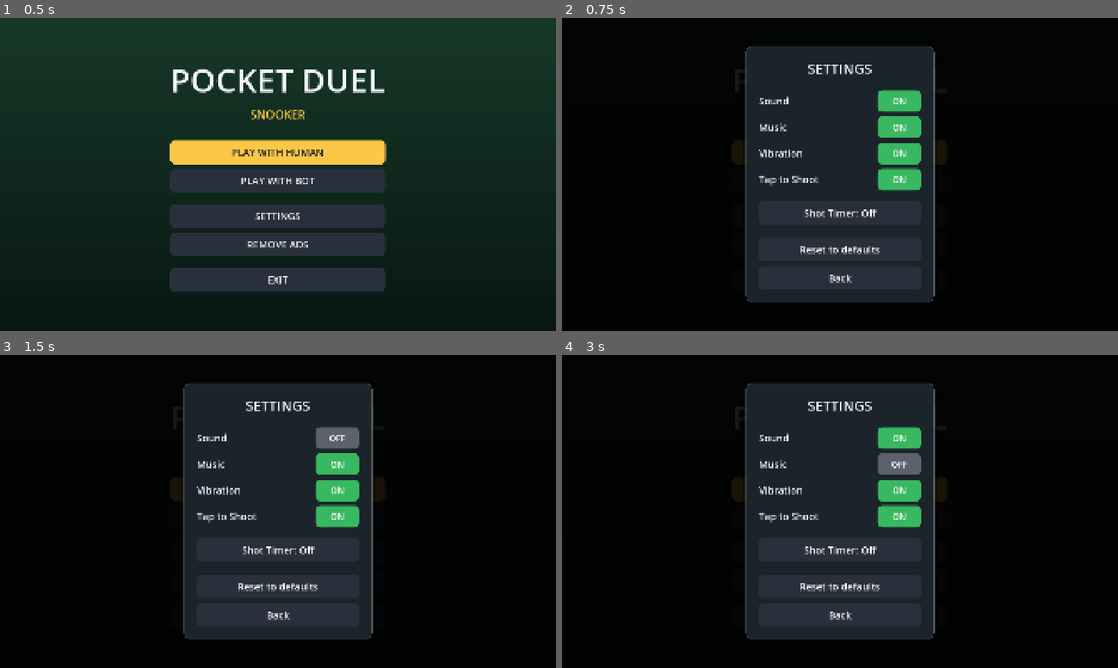
Above: before the commit, frames 1-4 (two rows, left to right).
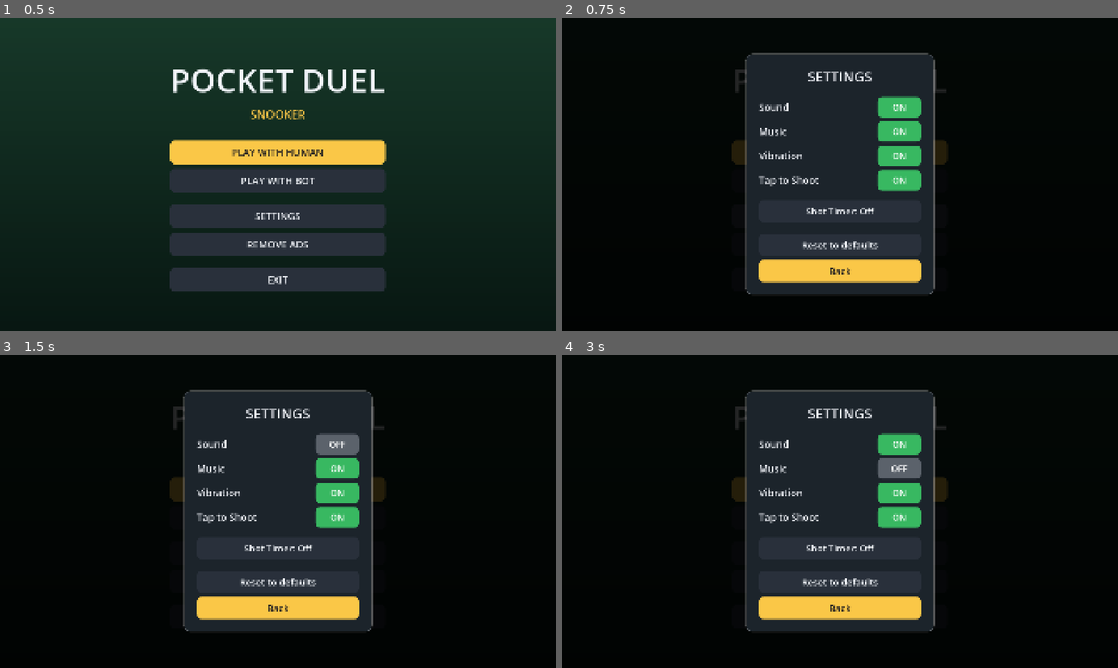
Above: after the commit, the same moments.

Repository: SaadiDK-003/pocket_duel
Game: Godot game, scene res://scenes/main_menu/main_menu.tscn
The game is run twice, just before and just after one commit, with the same random seed, the same clock (stepped at 60 frames per second) and the same inputs.
Inputs:
- Up to frame 1 (0.5 s): no input
- Up to frame 2 (0.75 s): click "SETTINGS" at 0.5 s
- Up to frame 3 (1.5 s): click "ON" at 1.25 s
- Up to frame 4 (3 s): click "OFF" at 2 s; click "ON" at 2.75 s

Frame 1 is identical in both runs. In frame 2, 6.4% of the frame differs, in the area x 32-68%, y 9-91%; in frame 3, 6.5%; in frame 4, 6.5%.

Commit message:
Settings reachable in-game (pause menu) via a shared SettingsPanel
- Extract the settings UI into a reusable SettingsPanel (Sound/Music/Vibration/
  Tap to Shoot/Shot Timer/Reset); changes save immediately
- Main menu and the in-game pause menu both use it; added a 'Settings' button to
  the pause menu (opens over the paused game, Back returns to pause)
- Removed the duplicated settings builder from the main menu

Co-Authored-By: Claude Opus 4.8 <noreply@anthropic.com>

Diff:
--- a/scripts/main_menu/main_menu.gd
+++ b/scripts/main_menu/main_menu.gd
@@ -15,6 +15,7 @@
 
 var _toast: Label
 var _modal: Control
+var _settings: SettingsPanel
 
 
 func _ready() -> void:
@@ -249,63 +250,10 @@
 
 # ------------------------------------------------------------------ Settings
 func _show_settings() -> void:
-	var vb := _open_modal()
-	_title(vb, "SETTINGS", 48, TEXT)
-	_spacer(vb, 10)
-	_toggle_row(vb, "Sound", GameState.sound_enabled,
-		func(on): GameState.sound_enabled = on; GameState.save_settings())
-	_toggle_row(vb, "Music", GameState.music_enabled,
-		func(on): GameState.music_enabled = on; GameState.save_settings())
-	_toggle_row(vb, "Vibration", GameState.vibration_enabled,
-		func(on): GameState.vibration_enabled = on; GameState.save_settings())
-	_toggle_row(vb, "Tap to Shoot", GameState.tap_to_shoot,
-		func(on): GameState.tap_to_shoot = on; GameState.save_settings())
-	_spacer(vb, 6)
-
-	# Shot timer: cycles Off / 30s / 20s / 15s.
-	var timer_values := [0, 30, 20, 15]
-	var st_btn := _button(vb, "", func(): pass, false)
-	var st_label := func() -> String:
-		return "Shot Timer: Off" if GameState.shot_timer == 0 else "Shot Timer: %ds" % GameState.shot_timer
-	st_btn.text = st_label.call()
-	st_btn.pressed.connect(func():
-		var idx: int = timer_values.find(GameState.shot_timer)
-		GameState.shot_timer = timer_values[(idx + 1) % timer_values.size()]
-		GameState.save_settings()
-		st_btn.text = st_label.call())
-	_spacer(vb, 12)
-	_button(vb, "Reset to defaults", func(): GameState.reset_settings(); _show_settings(), false)
-	_button(vb, "Back", _close_modal, false)
-
-
-func _toggle_row(parent: Node, label: String, initial: bool, cb: Callable) -> void:
-	var h := HBoxContainer.new()
-	h.add_theme_constant_override("separation", 24)
-	h.custom_minimum_size = Vector2(560, 0)
-	var l := Label.new()
-	l.text = label
-	l.size_flags_horizontal = Control.SIZE_EXPAND_FILL
-	l.add_theme_font_size_override("font_size", 34)
-	l.add_theme_color_override("font_color", TEXT)
-	h.add_child(l)
-
-	var t := Button.new()
-	t.toggle_mode = true
-	t.button_pressed = initial
-	t.custom_minimum_size = Vector2(150, 62)
-	t.add_theme_font_size_override("font_size", 30)
-	var upd := func():
-		t.text = "ON" if t.button_pressed else "OFF"
-		var col: Color = Color(0.22, 0.72, 0.38) if t.button_pressed else Color(0.30, 0.33, 0.37)
-		t.add_theme_stylebox_override("normal", _btn_style(col))
-		t.add_theme_stylebox_override("hover", _btn_style(col.lightened(0.08)))
-		t.add_theme_stylebox_override("pressed", _btn_style(col))
-		t.add_theme_color_override("font_color", Color(1, 1, 1))
-		t.add_theme_color_override("font_hover_color", Color(1, 1, 1))
-	upd.call()
-	t.toggled.connect(func(_p): upd.call(); Audio.play("ui_click"); cb.call(t.button_pressed))
-	h.add_child(t)
-	parent.add_child(h)
+	if not is_instance_valid(_settings):
+		_settings = SettingsPanel.new()
+		add_child(_settings)
+	_settings.open()
 
 
 func _toast_show(text: String) -> void:
--- /dev/null
+++ b/scripts/shared/settings_panel.gd
@@ -0,0 +1,168 @@
+class_name SettingsPanel
+extends CanvasLayer
+
+## A reusable, self-contained Settings modal (Sound / Music / Vibration /
+## Tap to Shoot / Shot Timer / Reset). Used by both the main menu and the
+## in-game pause menu. Changes save immediately to GameState.
+
+const ACCENT: Color = Color(0.98, 0.78, 0.28)
+const TEXT: Color = Color(0.95, 0.96, 0.98)
+const BTN: Color = Color(0.16, 0.19, 0.23)
+const BTN_HOVER: Color = Color(0.23, 0.27, 0.32)
+const PANEL: Color = Color(0.11, 0.14, 0.17)
+
+var _root: Control
+
+
+func _ready() -> void:
+	layer = 15                     # Above the pause overlay (layer 10).
+	_root = Control.new()
+	_root.set_anchors_and_offsets_preset(Control.PRESET_FULL_RECT)
+	_root.mouse_filter = Control.MOUSE_FILTER_STOP
+	add_child(_root)
+	visible = false
+
+
+func open() -> void:
+	_build()
+	visible = true
+
+
+func close() -> void:
+	visible = false
+
+
+func _build() -> void:
+	for c in _root.get_children():
+		c.queue_free()
+
+	var dim := ColorRect.new()
+	dim.color = Color(0, 0, 0, 0.85)
+	dim.set_anchors_and_offsets_preset(Control.PRESET_FULL_RECT)
+	_root.add_child(dim)
+
+	var center := CenterContainer.new()
+	center.set_anchors_and_offsets_preset(Control.PRESET_FULL_RECT)
+	_root.add_child(center)
+
+	var pc := PanelContainer.new()
+	var st := StyleBoxFlat.new()
+	st.bg_color = PANEL
+	st.set_corner_radius_all(24)
+	st.set_border_width_all(2)
+	st.border_color = Color(1, 1, 1, 0.08)
+	pc.add_theme_stylebox_override("panel", st)
+	center.add_child(pc)
+
+	var margin := MarginContainer.new()
+	for side in ["left", "right", "top", "bottom"]:
+		margin.add_theme_constant_override("margin_" + side, 44)
+	pc.add_child(margin)
+
+	var vb := VBoxContainer.new()
+	vb.add_theme_constant_override("separation", 14)
+	vb.custom_minimum_size = Vector2(560, 0)
+	margin.add_child(vb)
+
+	_title(vb, "SETTINGS")
+	_spacer(vb, 10)
+	_toggle_row(vb, "Sound", GameState.sound_enabled,
+		func(on): GameState.sound_enabled = on; GameState.save_settings())
+	_toggle_row(vb, "Music", GameState.music_enabled,
+		func(on): GameState.music_enabled = on; GameState.save_settings())
+	_toggle_row(vb, "Vibration", GameState.vibration_enabled,
+		func(on): GameState.vibration_enabled = on; GameState.save_settings())
+	_toggle_row(vb, "Tap to Shoot", GameState.tap_to_shoot,
+		func(on): GameState.tap_to_shoot = on; GameState.save_settings())
+	_spacer(vb, 6)
+
+	var timer_values := [0, 30, 20, 15]
+	var st_btn := _button(vb, "", func(): pass, false)
+	var st_label := func() -> String:
+		return "Shot Timer: Off" if GameState.shot_timer == 0 else "Shot Timer: %ds" % GameState.shot_timer
+	st_btn.text = st_label.call()
+	st_btn.pressed.connect(func():
+		var idx: int = timer_values.find(GameState.shot_timer)
+		GameState.shot_timer = timer_values[(idx + 1) % timer_values.size()]
+		GameState.save_settings()
+		st_btn.text = st_label.call())
+
+	_spacer(vb, 12)
+	_button(vb, "Reset to defaults", func(): GameState.reset_settings(); _build(), false)
+	_button(vb, "Back", close, true)
+
+
+# ------------------------------------------------------------------ Widgets
+func _title(parent: Node, text: String) -> void:
+	var l := Label.new()
+	l.text = text
+	l.horizontal_alignment = HORIZONTAL_ALIGNMENT_CENTER
+	l.add_theme_font_size_override("font_size", 48)
+	l.add_theme_color_override("font_color", TEXT)
+	parent.add_child(l)
+
+
+func _spacer(parent: Node, h: float) -> void:
+	var s := Control.new()
+	s.custom_minimum_size = Vector2(0, h)
+	parent.add_child(s)
+
+
+func _btn_style(bg: Color) -> StyleBoxFlat:
+	var s := StyleBoxFlat.new()
+	s.bg_color = bg
+	s.set_corner_radius_all(16)
+	s.content_margin_left = 24
+	s.content_margin_right = 24
+	s.content_margin_top = 14
+	s.content_margin_bottom = 14
+	return s
+
+
+func _button(parent: Node, text: String, handler: Callable, primary: bool) -> Button:
+	var b := Button.new()
+	b.text = text
+	b.custom_minimum_size = Vector2(0, 76)
+	b.size_flags_horizontal = Control.SIZE_EXPAND_FILL
+	b.add_theme_font_size_override("font_size", 32)
+	var base := ACCENT if primary else BTN
+	var hov := ACCENT.lightened(0.10) if primary else BTN_HOVER
+	b.add_theme_stylebox_override("normal", _btn_style(base))
+	b.add_theme_stylebox_override("hover", _btn_style(hov))
+	b.add_theme_stylebox_override("pressed", _btn_style(hov))
+	var fc := Color(0.1, 0.1, 0.12) if primary else TEXT
+	b.add_theme_color_override("font_color", fc)
+	b.add_theme_color_override("font_hover_color", fc)
+	b.pressed.connect(func(): Audio.play("ui_click"); handler.call())
+	parent.add_child(b)
+	return b
+
+
+func _toggle_row(parent: Node, label: String, initial: bool, cb: Callable) -> void:
+	var h := HBoxContainer.new()
+	h.add_theme_constant_override("separation", 24)
+	h.custom_minimum_size = Vector2(560, 0)
+	var l := Label.new()
+	l.text = label
+	l.size_flags_horizontal = Control.SIZE_EXPAND_FILL
+	l.add_theme_font_size_override("font_size", 34)
+	l.add_theme_color_override("font_color", TEXT)
+	h.add_child(l)
+
+	var t := Button.new()
+	t.toggle_mode = true
+	t.button_pressed = initial
+	t.custom_minimum_size = Vector2(150, 62)
+	t.add_theme_font_size_override("font_size", 30)
+	var upd := func():
+		t.text = "ON" if t.button_pressed else "OFF"
+		var col: Color = Color(0.22, 0.72, 0.38) if t.button_pressed else Color(0.30, 0.33, 0.37)
+		t.add_theme_stylebox_override("normal", _btn_style(col))
+		t.add_theme_stylebox_override("hover", _btn_style(col.lightened(0.08)))
+		t.add_theme_stylebox_override("pressed", _btn_style(col))
+		t.add_theme_color_override("font_color", Color(1, 1, 1))
+		t.add_theme_color_override("font_hover_color", Color(1, 1, 1))
+	upd.call()
+	t.toggled.connect(func(_p): upd.call(); Audio.play("ui_click"); cb.call(t.button_pressed))
+	h.add_child(t)
+	parent.add_child(h)
--- a/scripts/snooker/game_manager.gd
+++ b/scripts/snooker/game_manager.gd
@@ -50,6 +50,7 @@
 var cue: Cue
 var hud: Hud
 var overlay: OverlayMenu
+var settings_panel: SettingsPanel
 var turn := TurnManager.new()
 var rules := RulesManager.new()
 var ai := AIPlayer.new()
@@ -133,6 +134,8 @@
 	_build_hud()
 	overlay = OverlayMenu.new()
 	add_child(overlay)
+	settings_panel = SettingsPanel.new()
+	add_child(settings_panel)
 	hud.pause_requested.connect(_toggle_pause)
 	hud.shoot_pressed.connect(cue.request_fire)
 	get_viewport().size_changed.connect(_on_resize)
@@ -286,6 +289,7 @@
 	_cancel_ai()
 	overlay.show_menu("PAUSED", [
 		{"text": "Resume", "callable": _resume},
+		{"text": "Settings", "callable": func(): settings_panel.open()},
 		{"text": "Undo Shot", "callable": _undo},
 		{"text": "Concede Frame", "callable": _concede},
 		{"text": "Restart", "callable": _restart_frame},
Not shown, added: scripts/shared/settings_panel.gd.uid
